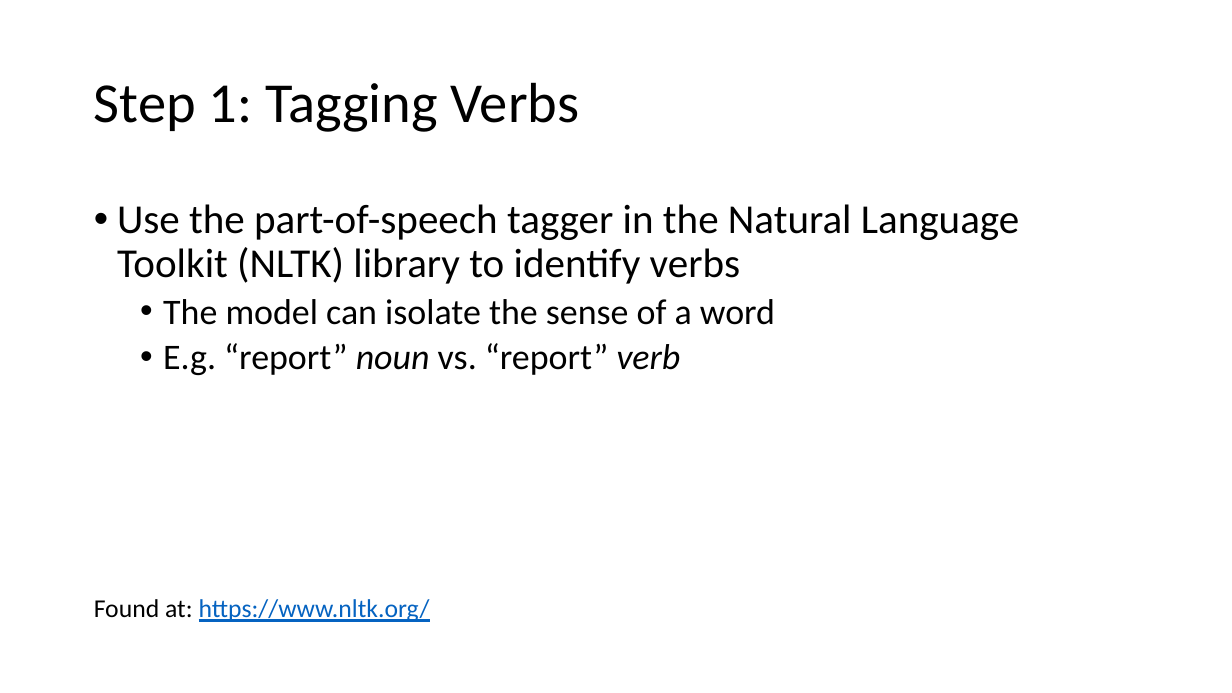
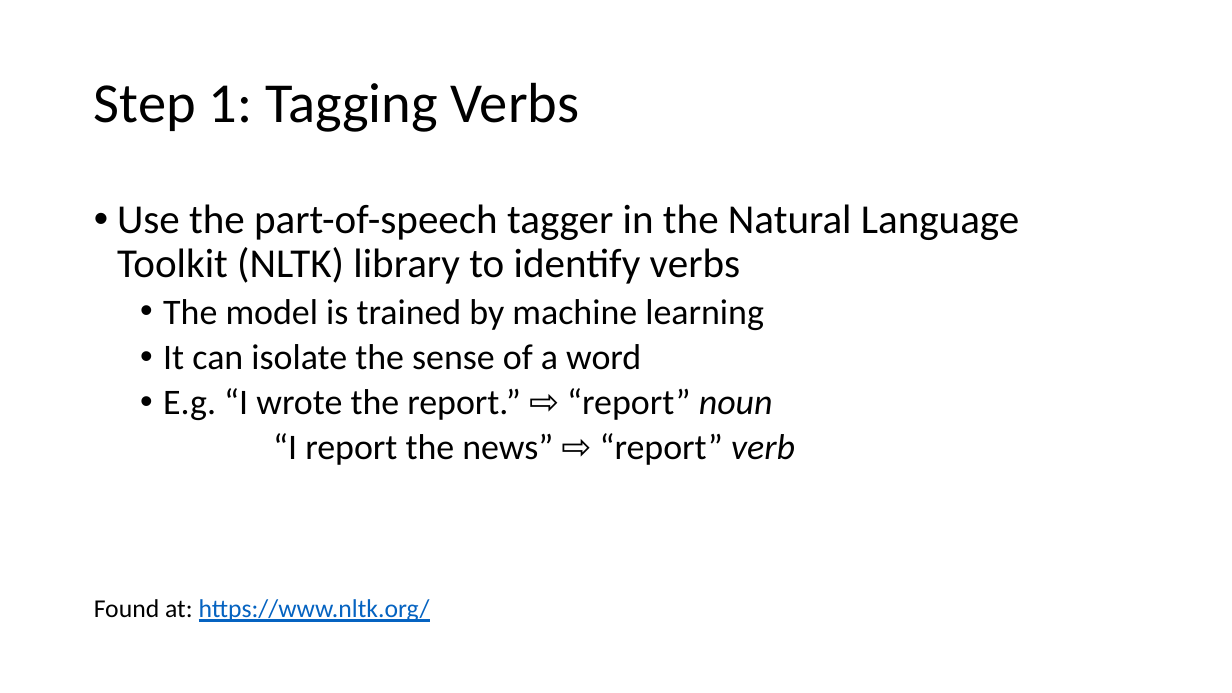
Before and after one commit to petezh/RR-NLP-Tools, a slide deck: slide 8 of predicates/predicates presentation.pptx (slide 7 before the commit). Drawn at 1232x693 pixels with LibreOffice and Linux fonts; fonts in the diff are those of the drawing. Boxes give left, top, right and bottom in pixels: in the first picture for what was removed or moved away, otherwise in the second. Text is boxed around its words. In the diff, an @@ line names an element or a change of style, - is before the commit and + after.

```diff
--- a/predicates/predicates presentation.pptx
+++ b/predicates/predicates presentation.pptx
@@ text at [163,299,795,465]: text changed @@
-  • The model can isolate the sense of a word
-  • E.g. “report” noun vs. “report” verb
+  • The model is trained by machine learning
+  • It can isolate the sense of a word
+  • E.g. “I wrote the report.” ⇨ “report” noun
+  “I report the news” ⇨ “report” verb
```
Also in this commit, not shown: 15 other slides changed, 3 slides added, 1 slide removed, 14 other files.
